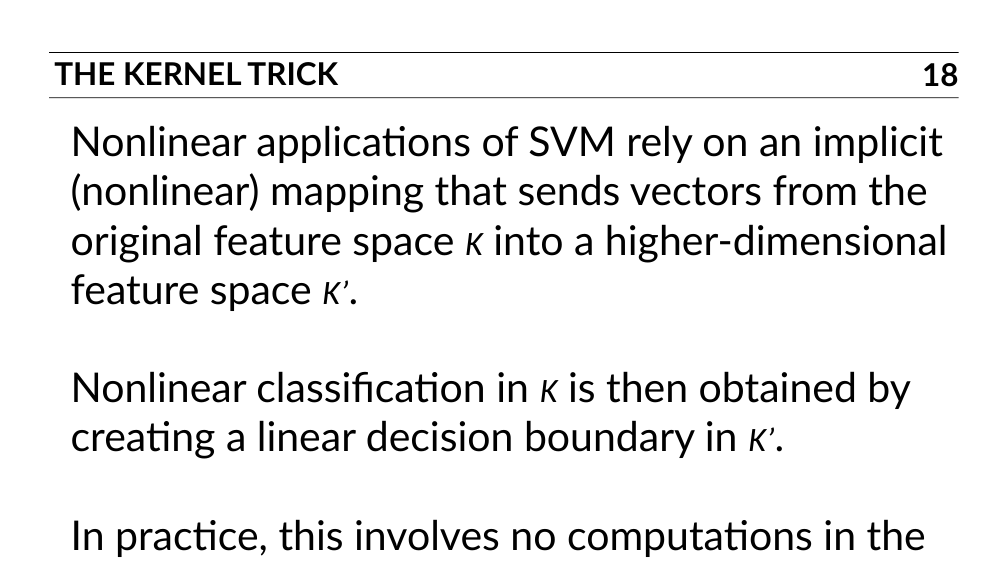
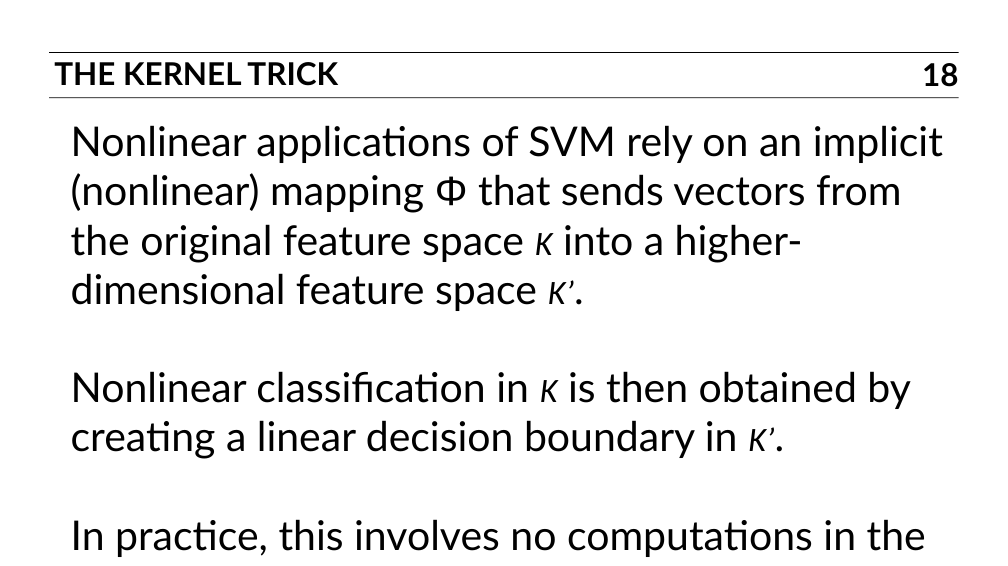
Before and after one commit to ajschumacher/gadsdc, a slide deck: slide 18 of 15-svm/slides.pptx. Drawn at 1008x566 pixels with LibreOffice and Linux fonts; fonts in the diff are those of the drawing. Boxes give left, top, right and bottom in pixels: in the first picture for what was removed or moved away, otherwise in the second. Text is boxed around its words. In the diff, an @@ line names an element or a change of style, - is before the commit and + after.

```diff
--- a/15-svm/slides.pptx
+++ b/15-svm/slides.pptx
@@ text at box(71, 125, 943, 311): text changed @@
-Nonlinear applications of SVM rely on an implicit (nonlinear) mapping that sends vectors from the original feature space K into a higher-dimensional feature space K’.
+Nonlinear applications of SVM rely on an implicit (nonlinear) mapping Φ that sends vectors from the original feature space K into a higher-dimensional feature space K’.
```
Also in this commit, not shown: 2 other slides changed, 1 other file.
